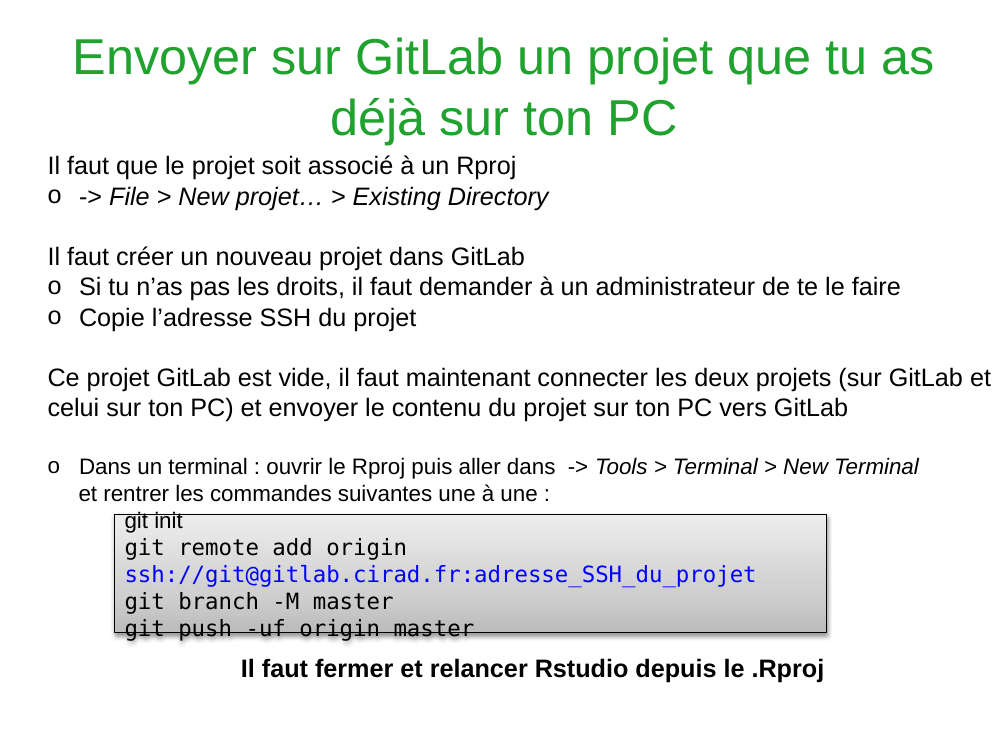
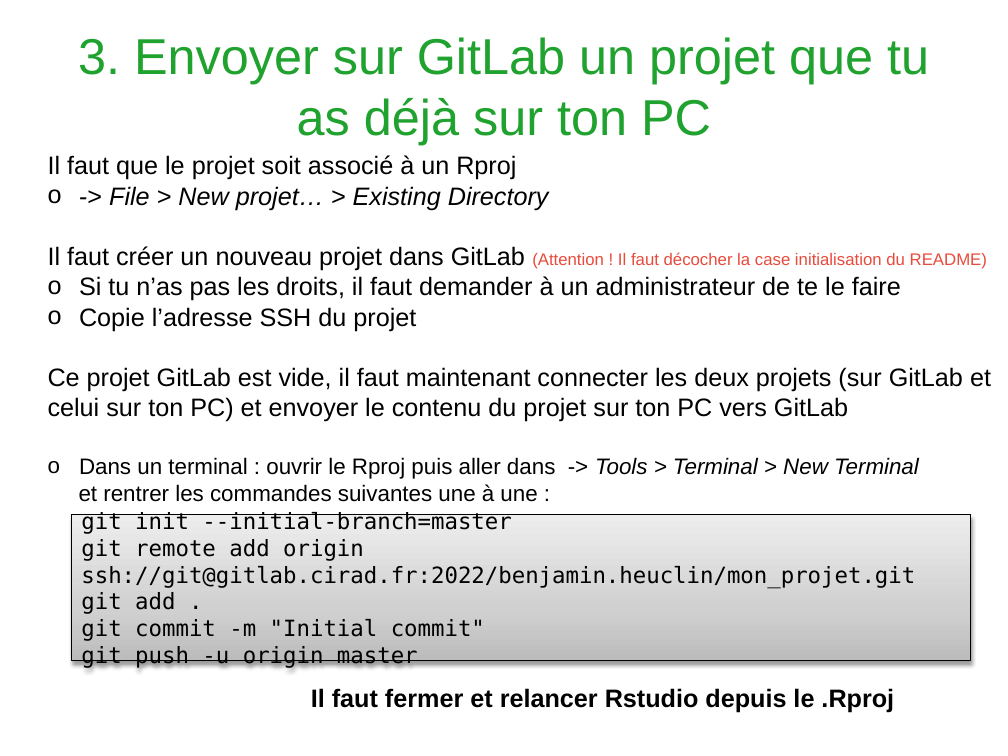
Before and after one commit to Heuclin/Git-sur-Rstudio, a slide deck: slide 12 of Présentation_gitlab_Rstudio.pptx. Drawn at 1008x756 pixels with LibreOffice and Linux fonts; fonts in the diff are those of the drawing; background and template pictures are left out. Boxes give left, top, right and bottom in pixels: in the first picture for what was removed or moved away, otherwise in the second. Text is boxed around its words. In the diff, an @@ line names an element or a change of style, - is before the commit and + after.

Commit message:
Finalisation de la présentation et du README

```diff
--- a/Présentation_gitlab_Rstudio.pptx
+++ b/Présentation_gitlab_Rstudio.pptx
@@ title at bbox=[78, 37, 929, 145]: text changed @@
-Envoyer sur GitLab un projet que tu as déjà sur ton PC
+3. Envoyer sur GitLab un projet que tu as déjà sur ton PC
@@ text at bbox=[48, 246, 987, 271]: text changed; size 18 to 12 pt; text colour #000000 to #E84B3C @@
-Il faut créer un nouveau projet dans GitLab
+Il faut créer un nouveau projet dans GitLab (Attention ! Il faut décocher la case initialisation du README)
@@ rectangle "git init --initial-branch=master": place and size @@
-rectangle "git init --initial-branch=master" at bbox=[115, 514, 828, 633]
+rectangle "git init --initial-branch=master" at bbox=[72, 515, 971, 661]
@@ text in rectangle at bbox=[81, 512, 915, 669]: text changed @@
-git init
-git remote add origin ssh://git@gitlab.cirad.fr:adresse_SSH_du_projet
-git branch -M master
-git push -uf origin master
+git init --initial-branch=master
+git remote add origin ssh://git@gitlab.cirad.fr:2022/benjamin.heuclin/mon_projet.git
+git add .
+git commit -m "Initial commit"
+git push -u origin master
@@ text "Il faut fermer et relancer ...": place and size @@
-text "Il faut fermer et relancer ..." at bbox=[241, 658, 825, 683]
+text "Il faut fermer et relancer ..." at bbox=[311, 688, 894, 713]
```
Also in this commit, not shown: 13 other slides changed, 1 slide added, 7 other files.
